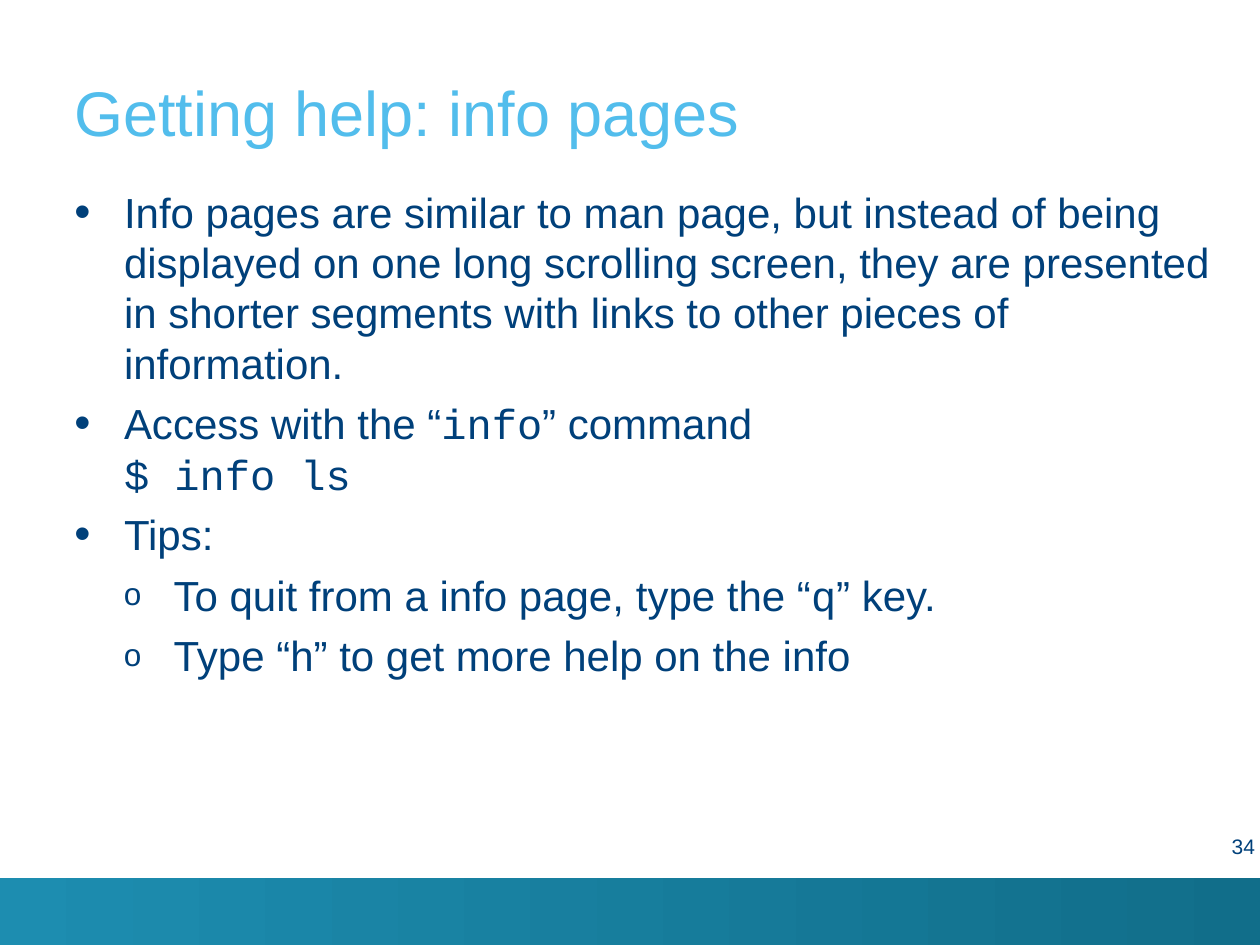
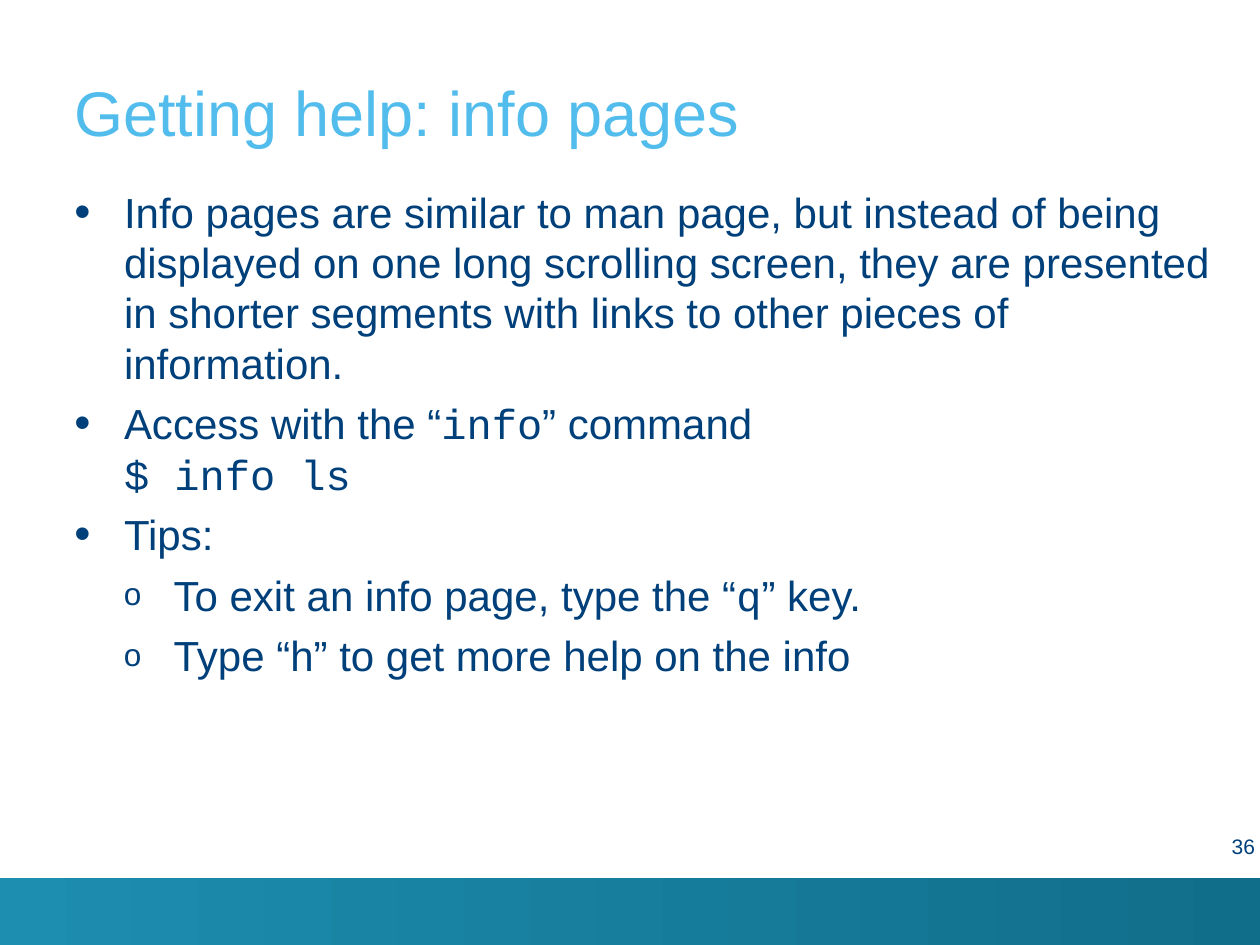
Before and after one commit to hpcleuven/Linux-intro, a slide deck: slide 36 of Linux-intro.pptx (slide 34 before the commit). Drawn at 1260x945 pixels with LibreOffice and Linux fonts; fonts in the diff are those of the drawing; background and template pictures are left out. Boxes give left, top, right and bottom in pixels: in the first picture for what was removed or moved away, otherwise in the second. Text is boxed around its words. In the diff, an @@ line names an element or a change of style, - is before the commit and + after.

```diff
--- a/Linux-intro.pptx
+++ b/Linux-intro.pptx
@@ text at [174, 580, 861, 619]: text changed @@
-  o To quit from a info page, type the “q” key.
+  o To exit an info page, type the “q” key.
@@ page number at [1232, 839, 1255, 855]: text changed @@
-34
+36
```
Also in this commit, not shown: 14 other slides changed, 8 slides removed, 3 other files.
